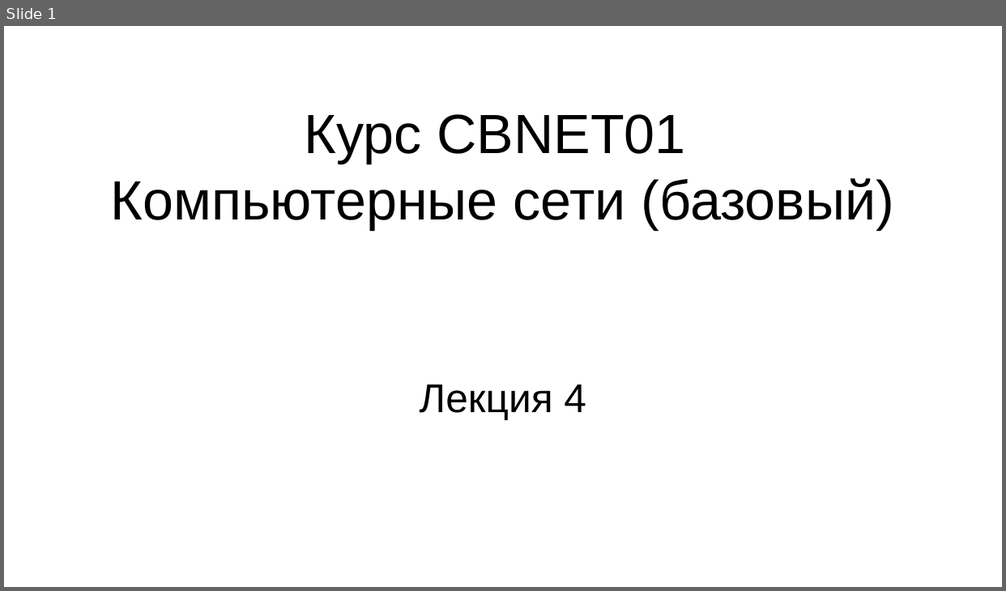
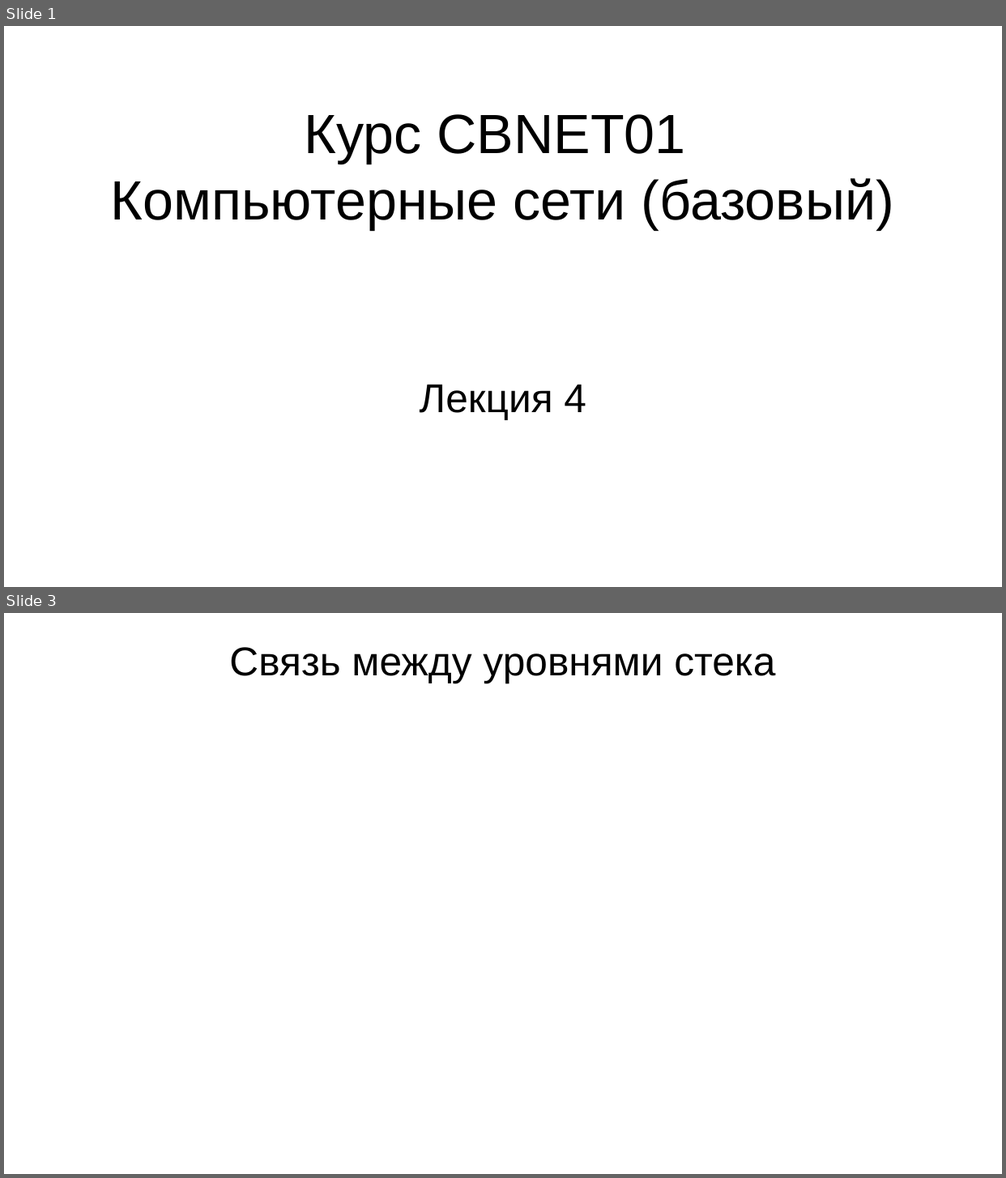
Before and after one commit to steelcraft/stud-lab, a slide deck: Лекции/CBNET01#L4.odp. Shown one above the other, each under a label of ours: slide 1 before the commit, slides 1 and 3 after it; the slides between them are not shown. The pictures are 1006x591 and 1006x1178 pixels, drawn with LibreOffice and Linux fonts; fonts in the diff are those of the drawing. Boxes give left, top, right and bottom in pixels: in the first picture for what was removed or moved away, otherwise in the second. Text is boxed around its words. In the diff, an @@ line names an element or a change of style, - is before the commit and + after.

```diff
--- a/Лекции/CBNET01#L4.odp
+++ b/Лекции/CBNET01#L4.odp
@@ slide 3 added at bbox=[4, 613, 1002, 1174], background #FFFFFF @@
@@ title added at bbox=[229, 647, 775, 683], 32 pt, text #000000 @@
+Связь между уровнями стека
```
Also in this commit, not shown: 6 other slides added.
